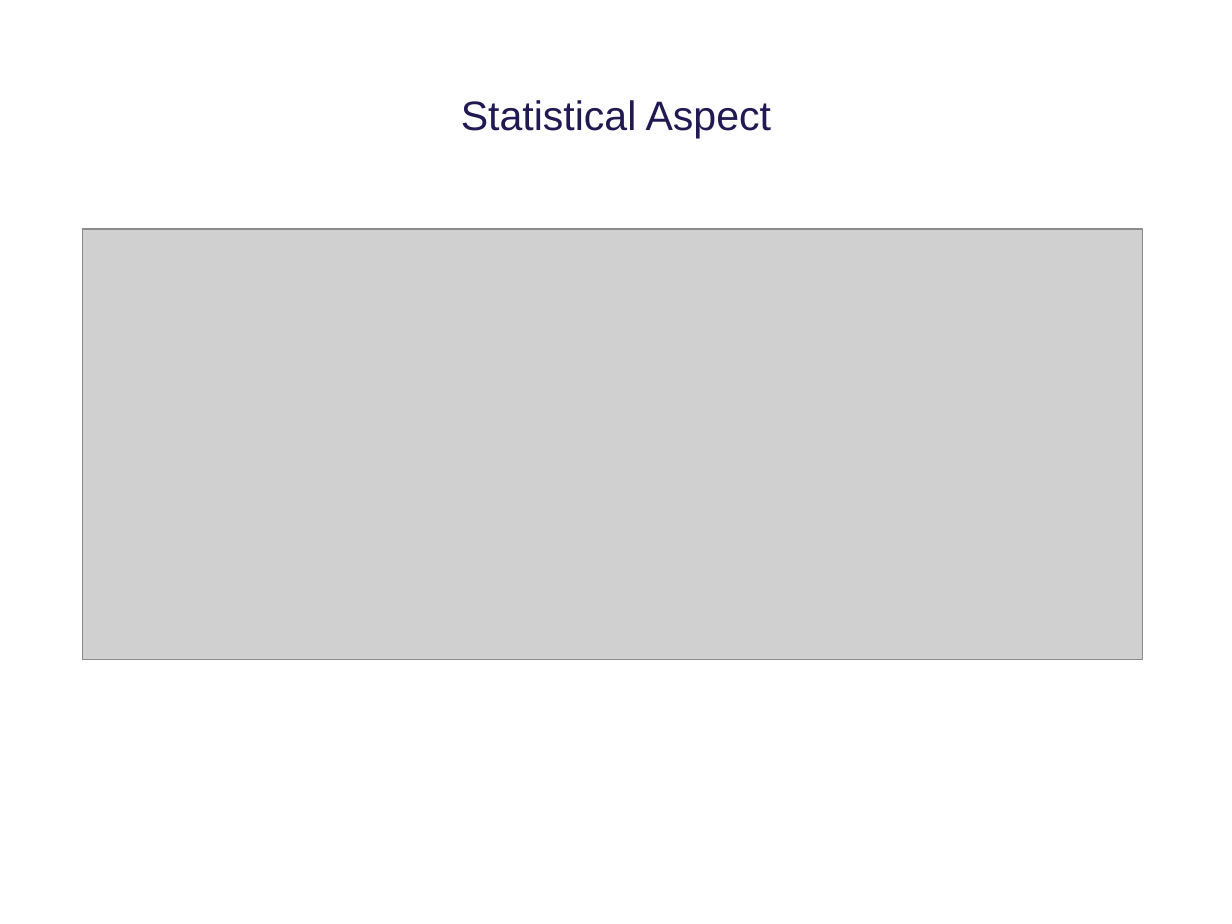
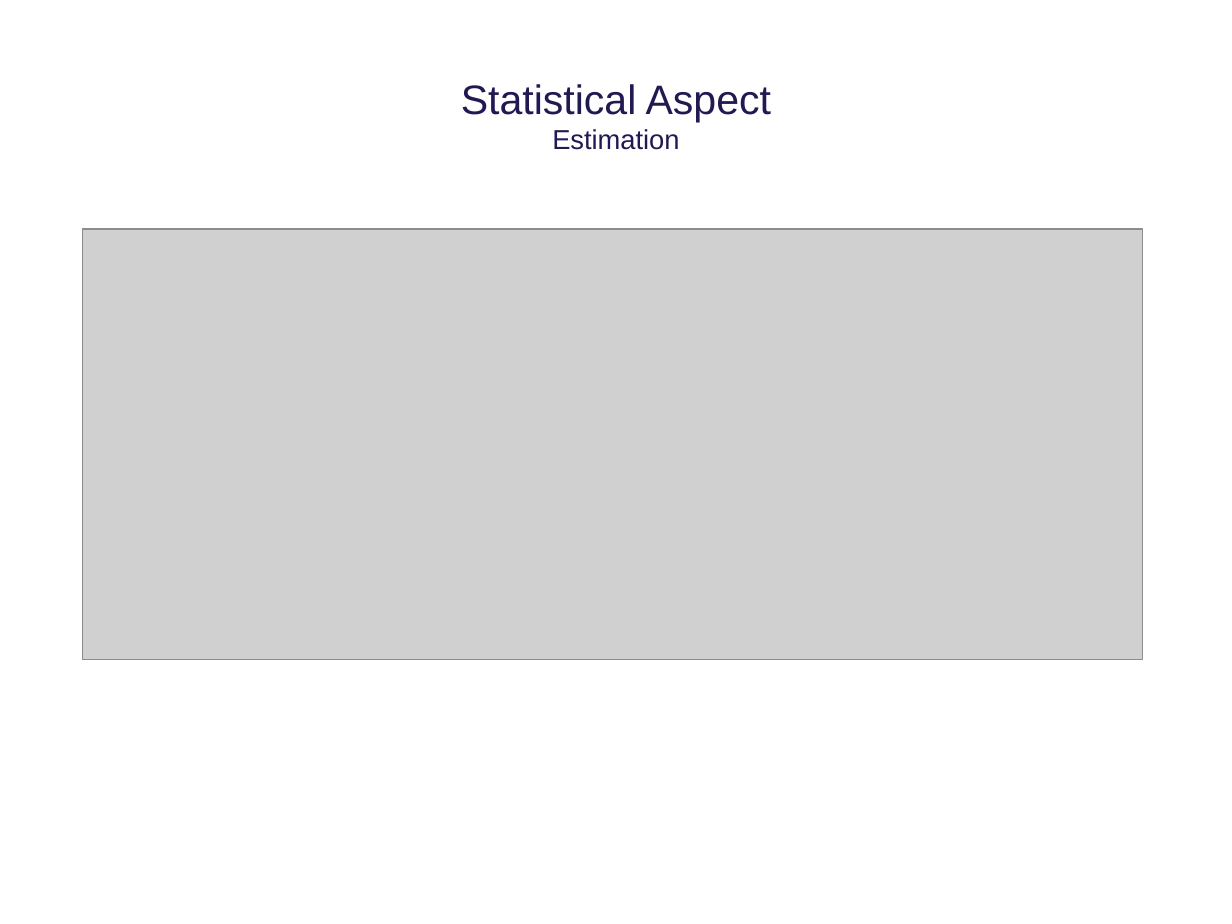
Before and after one commit to tkjj13/P8, a slide deck: slide 8 of ppt/final.pptx. Drawn at 1232x924 pixels with LibreOffice and Linux fonts; fonts in the diff are those of the drawing; grey boxes stand for pictures; background and template pictures are left out. Boxes give left, top, right and bottom in pixels: in the first picture for what was removed or moved away, otherwise in the second. Text is boxed around its words. In the diff, an @@ line names an element or a change of style, - is before the commit and + after.

```diff
--- a/ppt/final.pptx
+++ b/ppt/final.pptx
@@ title at (461, 84, 772, 150): text changed @@
-Statistical Aspect
+Statistical Aspect
+Estimation
```
Also in this commit, not shown: 5 other slides changed, 1 slide added, 1 slide removed.
